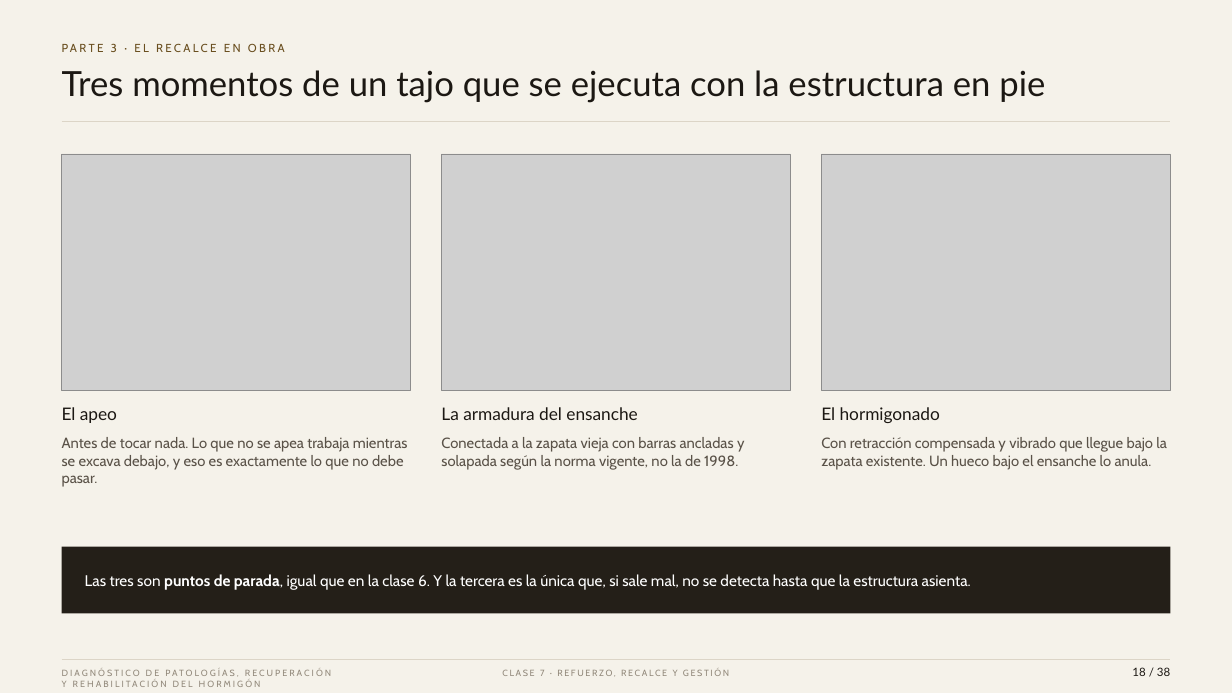
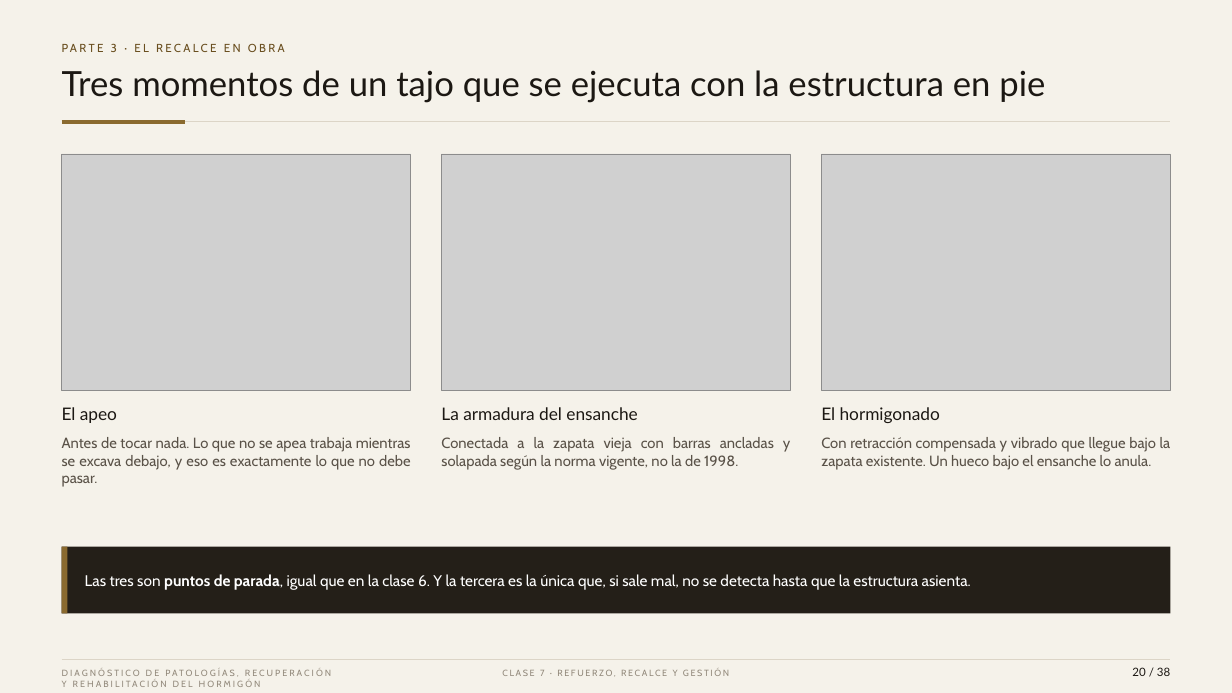
Before and after one commit to kevinyerkovc-cmd/Yerko, a slide deck: slide 20 of PH_Clase_7_Refuerzo_recalce_y_gestion.pptx (slide 18 before the commit). Drawn at 1232x693 pixels with LibreOffice and Linux fonts; fonts in the diff are those of the drawing; grey boxes stand for pictures. Boxes give left, top, right and bottom in pixels: in the first picture for what was removed or moved away, otherwise in the second. Text is boxed around its words. In the diff, an @@ line names an element or a change of style, - is before the commit and + after.

```diff
--- a/PH_Clase_7_Refuerzo_recalce_y_gestion.pptx
+++ b/PH_Clase_7_Refuerzo_recalce_y_gestion.pptx
@@ line added from (62, 122) to (185, 122), #8A6A2F 2.5 pt @@
@@ alignment left to justified in 3 elements at (62, 437, 411, 487), (441, 437, 790, 470), (821, 437, 1171, 470) @@
@@ rectangle added at (62, 547, 67, 614), fill #8A6A2F @@
@@ text at (1132, 667, 1170, 676): text changed @@
-18 / 38
+20 / 38
```
Also in this commit, not shown: 34 other slides changed, 3 slides added, 3 slides removed, 2 other files.
